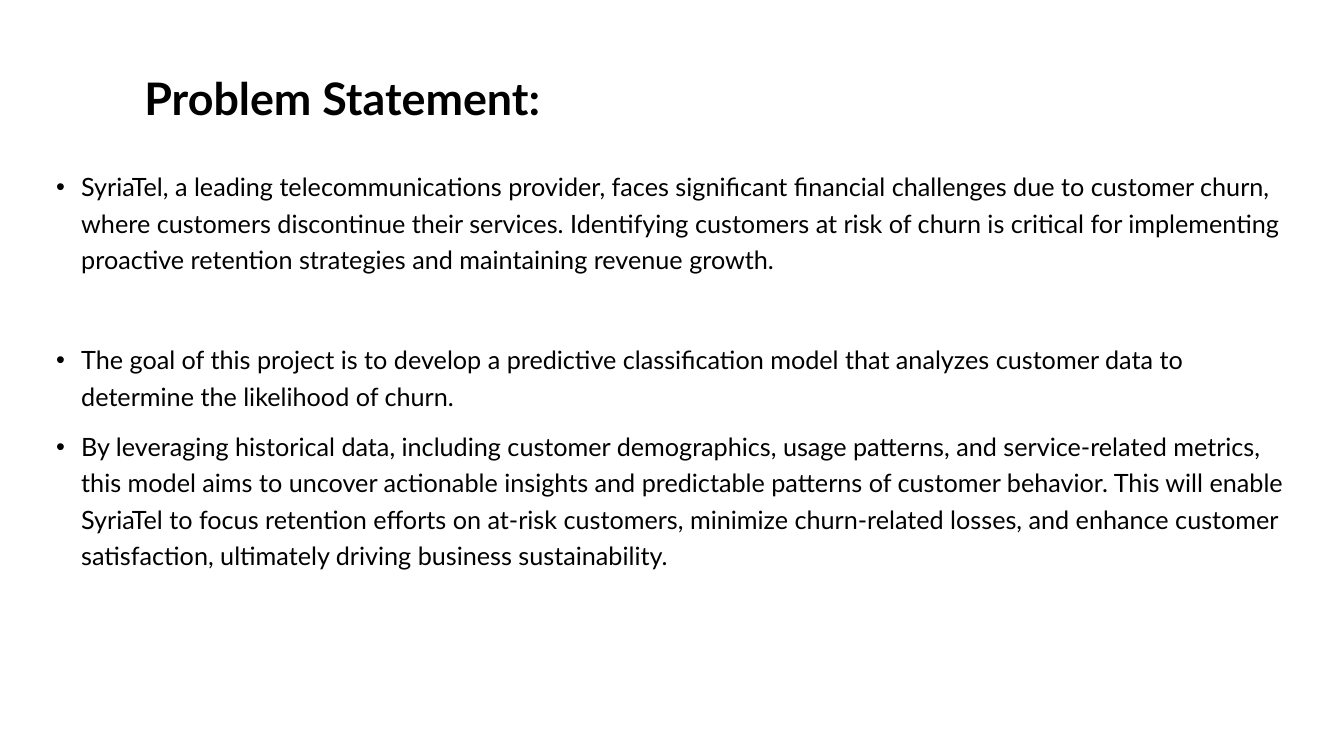
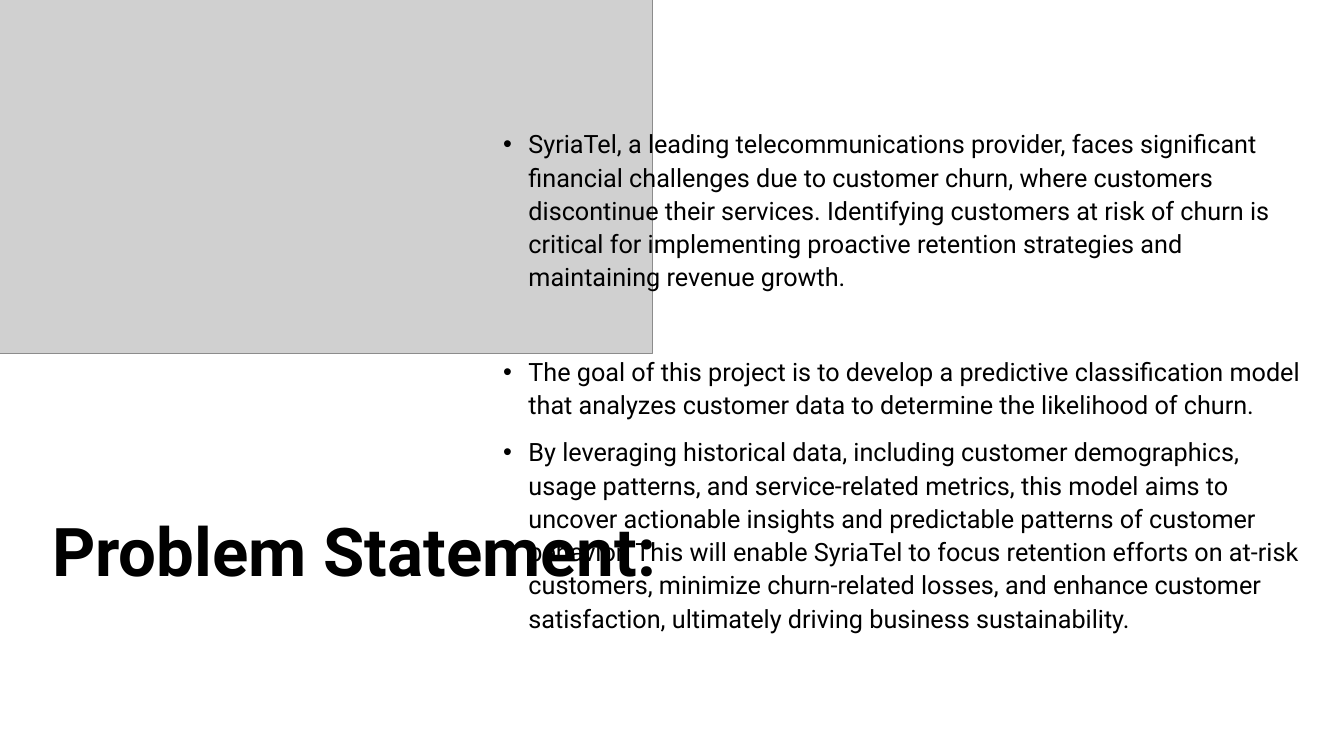
Before and after one commit to DanielKithinji/Phase-3-Data-Science-Project, a slide deck: slide 3 of Customer Churn rate Prediction Model for SyriaTel Company.pptx (slide 2 before the commit). Drawn at 1344x756 pixels with LibreOffice and Linux fonts; fonts in the diff are those of the drawing; grey boxes stand for pictures. Boxes give left, top, right and bottom in pixels: in the first picture for what was removed or moved away, otherwise in the second. Text is boxed around its words. In the diff, an @@ line names an element or a change of style, - is before the commit and + after.

```diff
--- a/Customer Churn rate Prediction Model for SyriaTel Company.pptx
+++ b/Customer Churn rate Prediction Model for SyriaTel Company.pptx
@@ picture added at [0, 0, 653, 353] @@
@@ text "SyriaTel, a leading telecommunications provider, ...": place and size @@
-text "SyriaTel, a leading telecommunications provider, ..." at [81, 177, 1283, 569]
+text "SyriaTel, a leading telecommunications provider, ..." at [528, 130, 1300, 634]
@@ text "SyriaTel, a leading telecommunications provider, ..." at [528, 130, 1300, 634]: font Lato to Roboto; line spacing 1.2 to 1.1 @@
@@ title "Problem Statement:": place and size @@
-title "Problem Statement:" at [144, 81, 540, 116]
+title "Problem Statement:" at [52, 514, 656, 592]
@@ title "Problem Statement:" at [52, 514, 656, 592]: size 32 to 48 pt, font Lato to Roboto; vertical alignment bottom to middle @@
```
Also in this commit, not shown: 6 other slides changed, 7 slides added, 3 other files.
